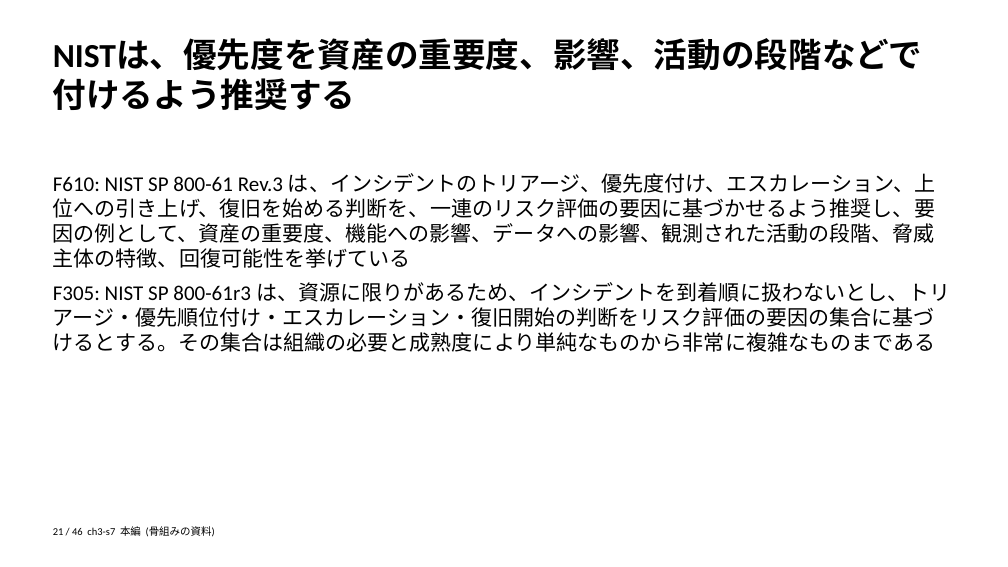
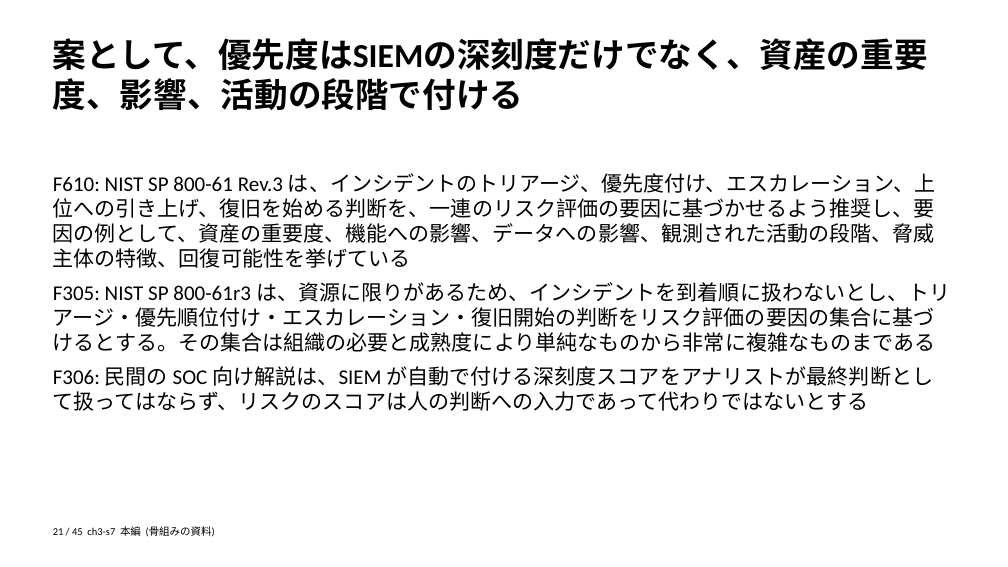
Before and after one commit to zyuuryuu/PPTX-Planner, a slide deck: slide 21 of trial/deck/preview/skeleton.pptx. Drawn at 1008x567 pixels with LibreOffice and Linux fonts; fonts in the diff are those of the drawing. Boxes give left, top, right and bottom in pixels: in the first picture for what was removed or moved away, otherwise in the second. Text is boxed around its words. In the diff, an @@ line names an element or a change of style, - is before the commit and + after.

```diff
--- a/trial/deck/preview/skeleton.pptx
+++ b/trial/deck/preview/skeleton.pptx
@@ text at [53,38,928,110]: text changed @@
-NISTは、優先度を資産の重要度、影響、活動の段階などで付けるよう推奨する
+案として、優先度はSIEMの深刻度だけでなく、資産の重要度、影響、活動の段階で付ける
@@ text at [53,366,933,411]: paragraph added @@
+F306: 民間の SOC 向け解説は、SIEM が自動で付ける深刻度スコアをアナリストが最終判断として扱ってはならず、リスクのスコアは人の判断への入力であって代わりではないとする
```
Also in this commit, not shown: 44 other slides changed, 1 slide removed, 4 other files.
